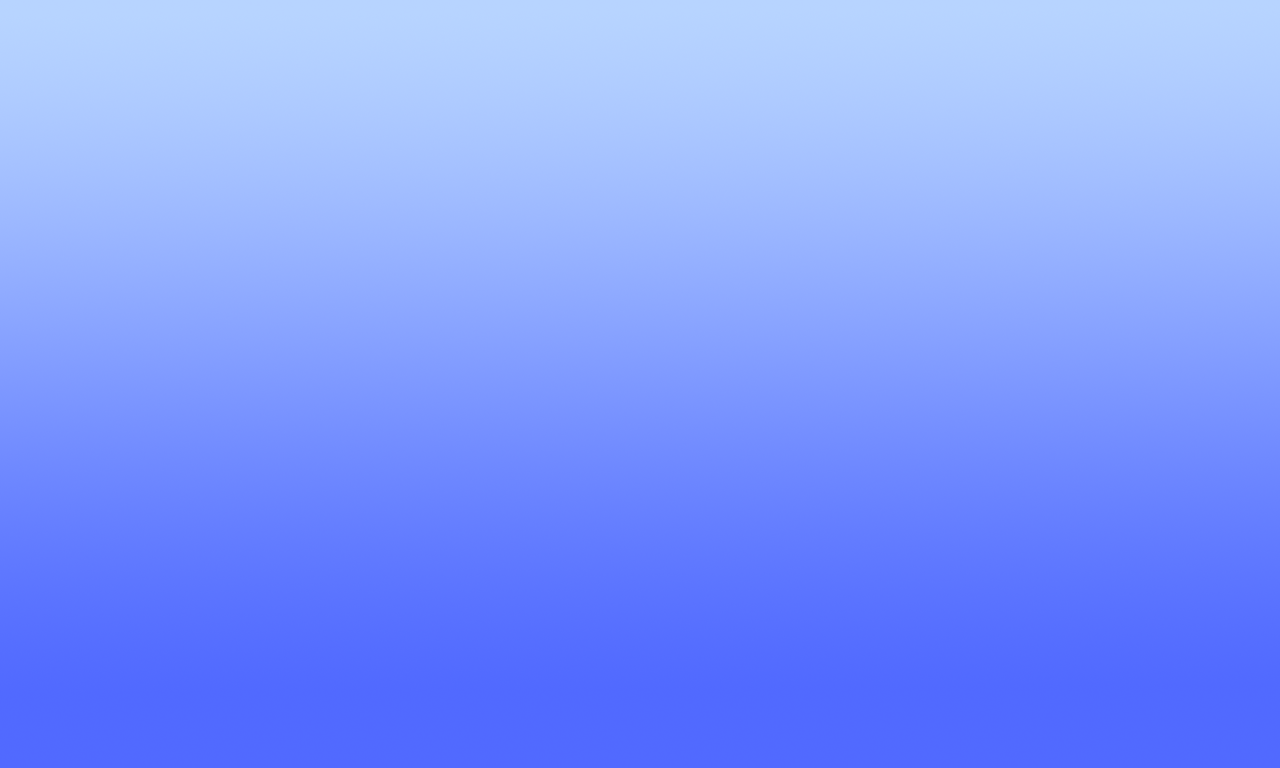
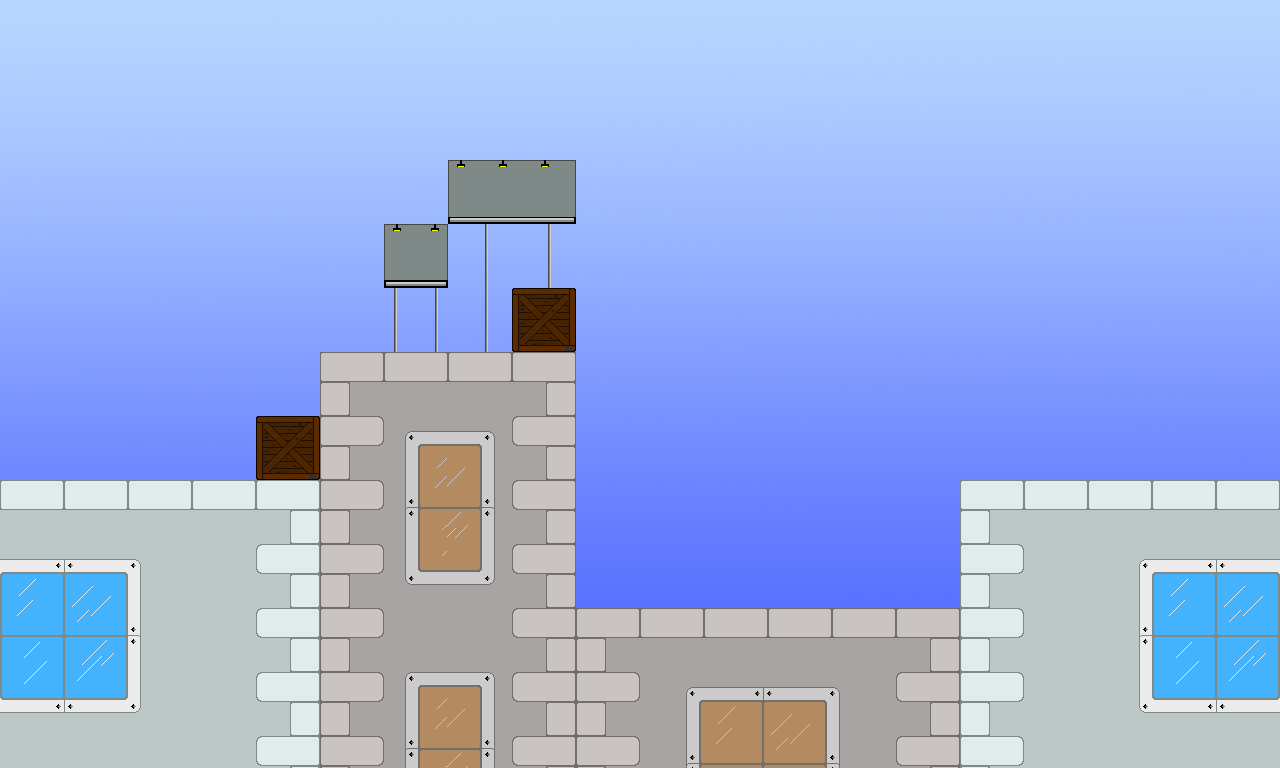
Revision of a layered (1280, 768) image; what changed, layer by layer:
showed group "Lvl02" (8 layers) over (0, 160, 1280, 768)
added layer "woodbox copy" in group "Lvl02" over (512, 288, 576, 352)
added layer "Layer 1" in group "Lvl02" over (384, 160, 576, 352)
